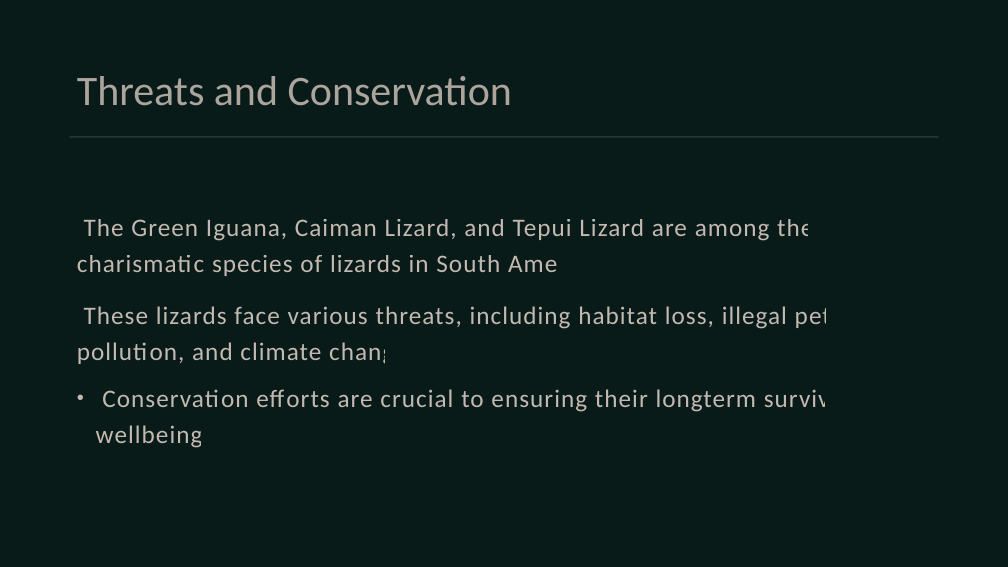
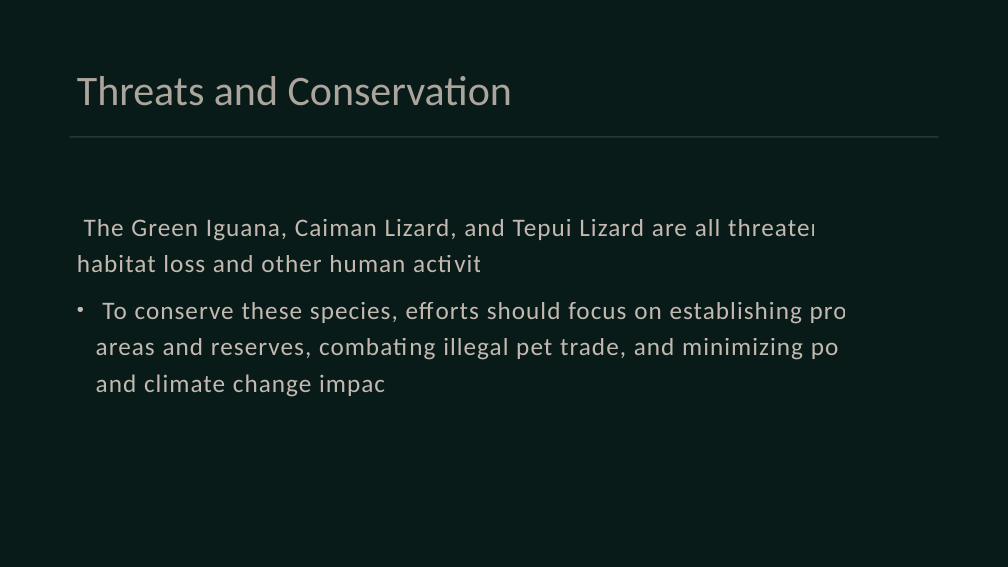
Before and after one commit to Rayaan-khan428/Research2Slides, a slide deck: slide 19 of pdfextraction/content/output/A Survey of South American Lizards Biodiversity and Ecological.pptx (slide 16 before the commit). Drawn at 1008x567 pixels with LibreOffice and Linux fonts; fonts in the diff are those of the drawing. Boxes give left, top, right and bottom in pixels: in the first picture for what was removed or moved away, otherwise in the second. Text is boxed around its words. In the diff, an @@ line names an element or a change of style, - is before the commit and + after.

```diff
--- a/pdfextraction/content/output/A Survey of South American Lizards Biodiversity and Ecological.pptx
+++ b/pdfextraction/content/output/A Survey of South American Lizards Biodiversity and Ecological.pptx
@@ text at [77, 219, 918, 397]: text changed @@
-• The Green Iguana, Caiman Lizard, and Tepui Lizard are among the most charismatic species of lizards in South America.
-  These lizards face various threats, including habitat loss, illegal pet trade, pollution, and climate change.
-  Conservation efforts are crucial to ensuring their longterm survival and wellbeing.
+• The Green Iguana, Caiman Lizard, and Tepui Lizard are all threatened by habitat loss and other human activities.
+  To conserve these species, efforts should focus on establishing protected areas and reserves, combating illegal pet trade, and minimizing pollution and climate change impacts.
```
Also in this commit, not shown: 10 other slides changed, 3 slides added, 10 other files.
